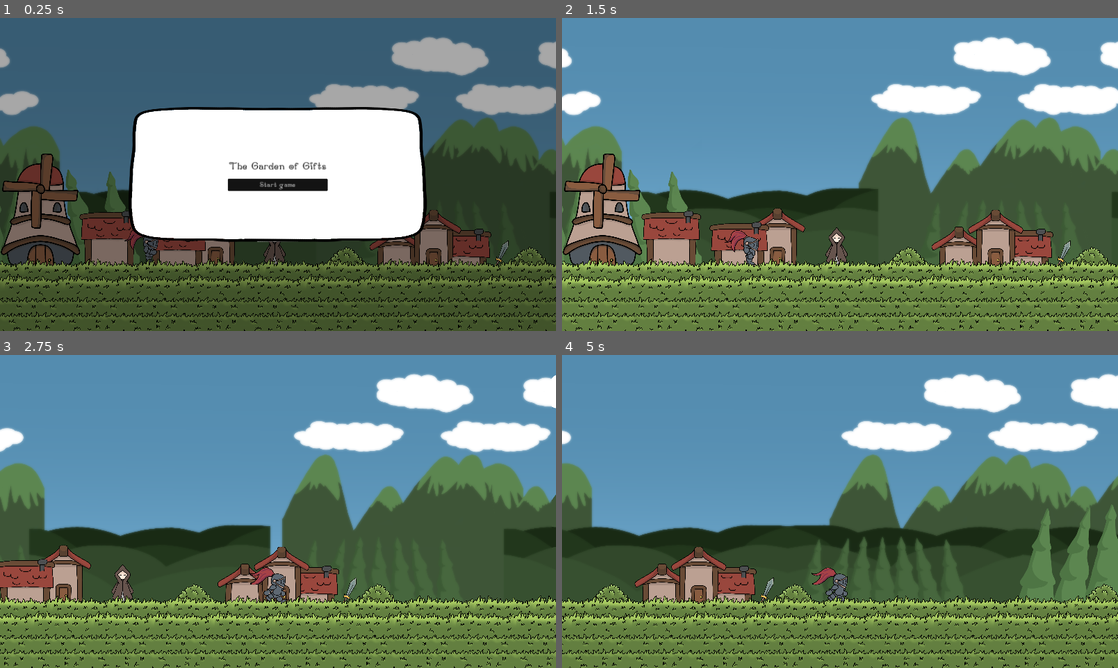
Above: before the commit, frames 1-4 (two rows, left to right).
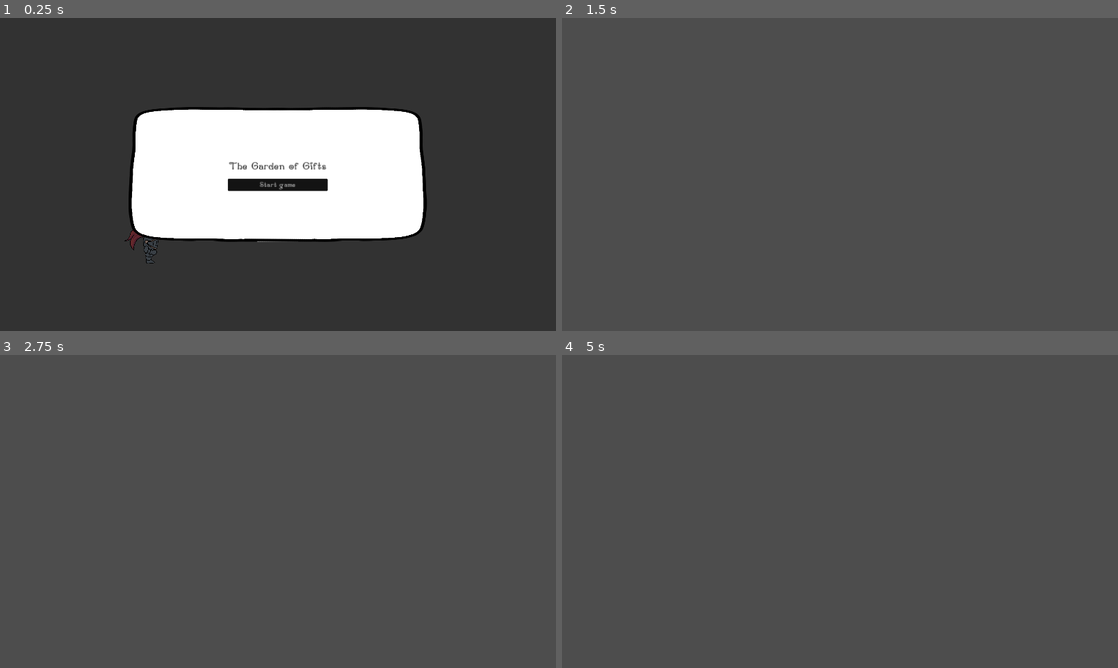
Above: after the commit, the same moments.

Repository: SylvainMarty/godot-starter
Game: Godot game, scene res://levels/main_game.tscn
Two runs of this game, one before a commit and one after it. Both use one fixed random seed, a clock stepped at 60 frames per second and the inputs below. Sound files missing from this copy of the repository are replaced by a short silence.
Inputs:
- Up to frame 1 (0.25 s): no input
- Up to frame 2 (1.5 s): click "Start game" at 0.5 s; tap Enter at 1.25 s; hold Right (move_right) from 1.28 s (still down); hold Space (attack) from 1.28 s (still down)
- Up to frame 3 (2.75 s): keep holding Right (move_right); tap Up (jump) at 1.52, 2.27 s; tap E (interact) at 2, 2.1 s; release Space (attack) at 2.03 s
- Up to frame 4 (5 s): release Right (move_right) at 2.78 s; hold Left (move_left) 2.78-3.53 s; hold Space (attack) 2.78-3.53 s; tap E (interact) at 3.5, 3.6 s; hold Right (move_right) from 3.53 s (still down); tap Up (jump) at 3.77, 4.52 s; hold Space (attack) from 4.28 s (still down)

The runs differ from the first frame. In frame 1, 67% of the frame differs, in the area x 0-100%, y 0-100%; in frame 2, 88%; in frame 3, 88%; in frame 4, 94%.
Error after the commit: Invalid access to property or key 'audio_stream' on a base object of type 'null instance'. (res://levels/main_game.gd:44)

Commit message:
Cleanup (WIP)

Diff:
--- a/levels/main_game.tscn
+++ b/levels/main_game.tscn
@@ -1,8 +1,7 @@
-[gd_scene load_steps=12 format=3 uid="uid://u5ysptinbhdx"]
+[gd_scene load_steps=11 format=3 uid="uid://u5ysptinbhdx"]
 
 [ext_resource type="Script" path="res://levels/main_game.gd" id="1_madwl"]
 [ext_resource type="PackedScene" uid="uid://cs1r23ta3j5ch" path="res://components/ui/transition_screen/transition_screen.tscn" id="2_58lcj"]
-[ext_resource type="PackedScene" uid="uid://dso5lelvcf8m0" path="res://components/biomes/0_surface.tscn" id="3_1m15x"]
 [ext_resource type="PackedScene" uid="uid://clarv4n7o8im6" path="res://components/actors/player/player.tscn" id="4_xih85"]
 [ext_resource type="PackedScene" uid="uid://cj7l3xpftmbli" path="res://components/ui/game_ui.tscn" id="5_11vk3"]
 [ext_resource type="AudioStream" uid="uid://bjc0ttkj8iex2" path="res://assets/sound/level_0_final.mp3" id="6_ylimd"]
@@ -66,8 +65,6 @@
 script = ExtResource("1_madwl")
 transition_screen_scene = ExtResource("2_58lcj")
 
-[node name="Biome" parent="." instance=ExtResource("3_1m15x")]
-
 [node name="Player" parent="." instance=ExtResource("4_xih85")]
 position = Vector2(136, 480)
 
--- a/project.godot
+++ b/project.godot
@@ -13,7 +13,7 @@
 config/name="The Garden of Gifts"
 config/description="You are on a quest to save your dying village from a terrible plague. You must retrieve the Blue Fl …(288 unchanged characters)…
 run/main_scene="res://levels/main_game.tscn"
-config/features=PackedStringArray("4.2", "GL Compatibility")
+config/features=PackedStringArray("4.3", "GL Compatibility")
 config/icon="res://icon.svg"
 
 [autoload]
@@ -40,50 +40,50 @@
 
 move_left={
 "deadzone": 0.5,
-"events": [Object(InputEventKey,"resource_local_to_scene":fa …(175 unchanged characters)… ode":4194319,"key_label":0,"unicode":0,"echo":false,"script":null)
+"events": [Object(InputEventKey,"resource_local_to_scene":fa …(175 unchanged characters)… ode":4194319,"key_label":0,"unicode":0,"location":0,"echo":false,"script":null)
 , Object(InputEventJoypadMotion,"resource_local_to_scene":false,"resource_name":"","device":-1,"axis":0,"axis_value":-1.0,"script":null)
 ]
 }
 move_right={
 "deadzone": 0.5,
-"events": [Object(InputEventKey,"resource_local_to_scene":fa …(175 unchanged characters)… ode":4194321,"key_label":0,"unicode":0,"echo":false,"script":null)
+"events": [Object(InputEventKey,"resource_local_to_scene":fa …(175 unchanged characters)… ode":4194321,"key_label":0,"unicode":0,"location":0,"echo":false,"script":null)
 , Object(InputEventJoypadMotion,"resource_local_to_scene":false,"resource_name":"","device":-1,"axis":0,"axis_value":1.0,"script":null)
 ]
 }
 jump={
 "deadzone": 0.5,
-"events": [Object(InputEventKey,"resource_local_to_scene":fa …(175 unchanged characters)… ode":4194320,"key_label":0,"unicode":0,"echo":false,"script":null)
+"events": [Object(InputEventKey,"resource_local_to_scene":fa …(175 unchanged characters)… ode":4194320,"key_label":0,"unicode":0,"location":0,"echo":false,"script":null)
 , Object(InputEventJoypadButton,"resource_local_to_scene":false,"resource_name":"","device":-1,"button_index":0,"pressure":0.0,"pressed":true,"script":null)
 ]
 }
 climb_up={
 "deadzone": 0.5,
-"events": [Object(InputEventKey,"resource_local_to_scene":fa …(172 unchanged characters)… eycode":87,"key_label":0,"unicode":122,"echo":false,"script":null)
+"events": [Object(InputEventKey,"resource_local_to_scene":fa …(172 unchanged characters)… eycode":87,"key_label":0,"unicode":122,"location":0,"echo":false,"script":null)
 , Object(InputEventJoypadMotion,"resource_local_to_scene":false,"resource_name":"","device":-1,"axis":1,"axis_value":-1.0,"script":null)
 ]
 }
 climb_down={
 "deadzone": 0.5,
-"events": [Object(InputEventKey,"resource_local_to_scene":fa …(172 unchanged characters)… eycode":83,"key_label":0,"unicode":115,"echo":false,"script":null)
+"events": [Object(InputEventKey,"resource_local_to_scene":fa …(172 unchanged characters)… eycode":83,"key_label":0,"unicode":115,"location":0,"echo":false,"script":null)
 , Object(InputEventJoypadMotion,"resource_local_to_scene":false,"resource_name":"","device":-1,"axis":1,"axis_value":1.0,"script":null)
 ]
 }
 interact={
 "deadzone": 0.5,
-"events": [Object(InputEventKey,"resource_local_to_scene":fa …(172 unchanged characters)… eycode":69,"key_label":0,"unicode":101,"echo":false,"script":null)
+"events": [Object(InputEventKey,"resource_local_to_scene":fa …(172 unchanged characters)… eycode":69,"key_label":0,"unicode":101,"location":0,"echo":false,"script":null)
 , Object(InputEventJoypadButton,"resource_local_to_scene":false,"resource_name":"","device":-1,"button_index":2,"pressure":0.0,"pressed":true,"script":null)
 ]
 }
 attack={
 "deadzone": 0.5,
-"events": [Object(InputEventKey,"resource_local_to_scene":fa …(171 unchanged characters)… keycode":32,"key_label":0,"unicode":32,"echo":false,"script":null)
+"events": [Object(InputEventKey,"resource_local_to_scene":fa …(171 unchanged characters)… keycode":32,"key_label":0,"unicode":32,"location":0,"echo":false,"script":null)
 , Object(InputEventJoypadButton,"resource_local_to_scene":false,"resource_name":"","device":-1,"button_index":10,"pressure":0.0,"pressed":true,"script":null)
 , Object(InputEventJoypadMotion,"resource_local_to_scene":false,"resource_name":"","device":-1,"axis":5,"axis_value":1.0,"script":null)
 ]
 }
 pause_game={
 "deadzone": 0.5,
-"events": [Object(InputEventKey,"resource_local_to_scene":fa …(175 unchanged characters)… ode":4194305,"key_label":0,"unicode":0,"echo":false,"script":null)
+"events": [Object(InputEventKey,"resource_local_to_scene":fa …(175 unchanged characters)… ode":4194305,"key_label":0,"unicode":0,"location":0,"echo":false,"script":null)
 ]
 }
 
Not shown, changed: README.md
